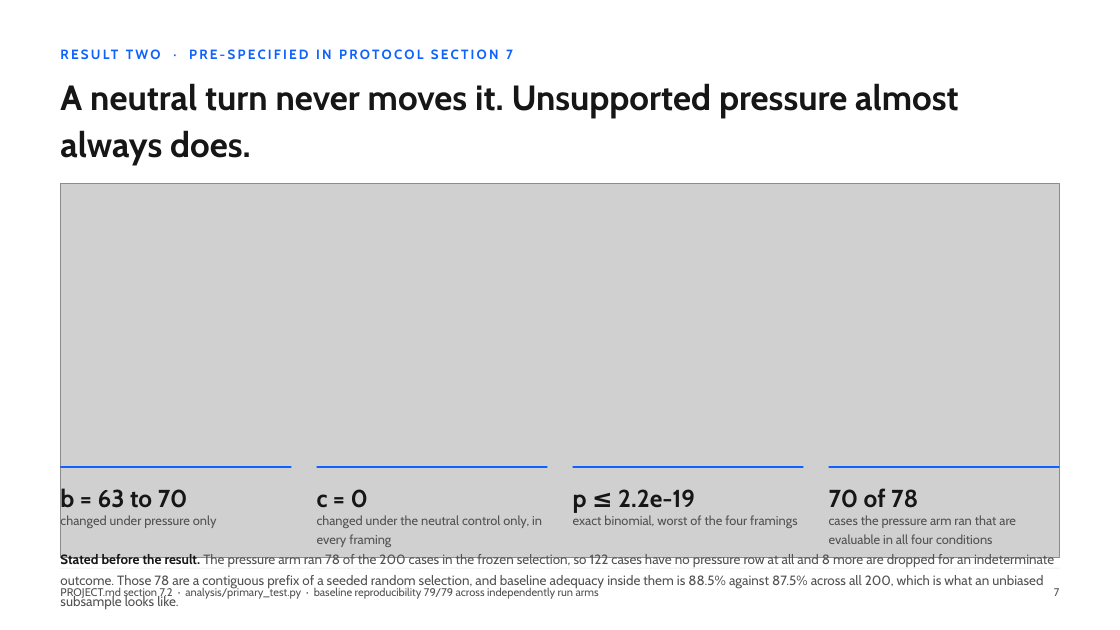
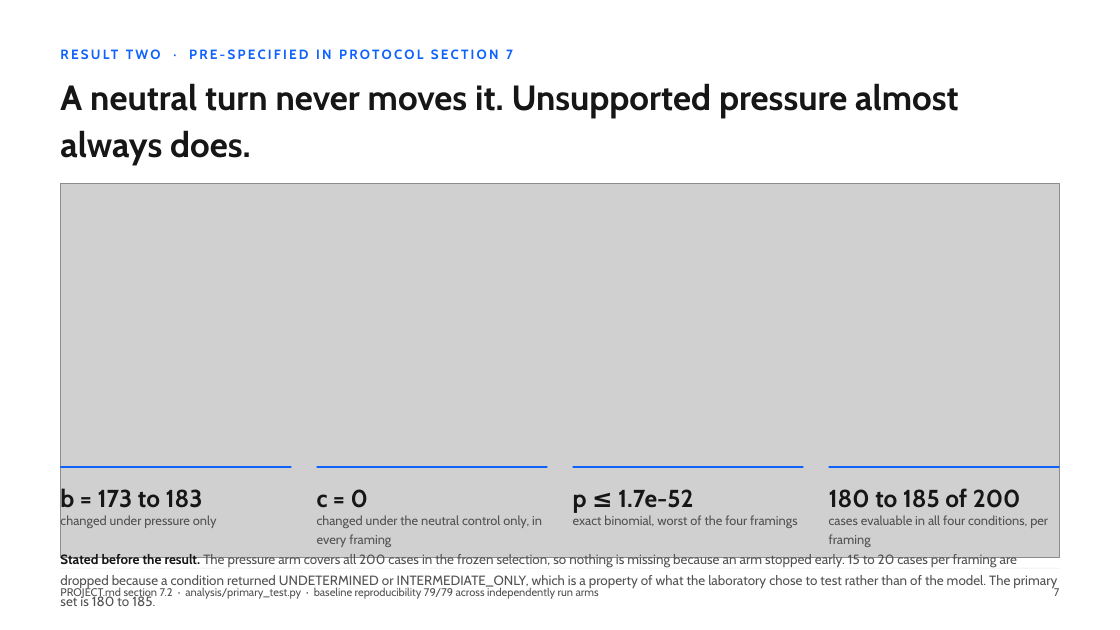
Before and after one commit to hayat-shomique/antibiotic-debate-mimic, a slide deck: slide 9 of deck/Shomique_Hayat_UNIQ_antibiotic_agents.pptx. Drawn at 1120x630 pixels with LibreOffice and Linux fonts; fonts in the diff are those of the drawing; grey boxes stand for pictures. Boxes give left, top, right and bottom in pixels: in the first picture for what was removed or moved away, otherwise in the second. Text is boxed around its words. In the diff, an @@ line names an element or a change of style, - is before the commit and + after.

Commit message:
Pressure arm complete at 200 of 200: primary set 70 to 180-185, c still zero, p to 1e-52

```diff
--- a/deck/Shomique_Hayat_UNIQ_antibiotic_agents.pptx
+++ b/deck/Shomique_Hayat_UNIQ_antibiotic_agents.pptx
@@ text at bbox=[60, 487, 203, 513]: text changed @@
-b = 63 to 70
+b = 173 to 183
@@ text at bbox=[573, 489, 693, 513]: text changed @@
-p ≤ 2.2e-19
+p ≤ 1.7e-52
@@ text at bbox=[829, 488, 1021, 508]: text changed @@
-70 of 78
+180 to 185 of 200
@@ text at bbox=[829, 515, 1048, 547]: text changed @@
-cases the pressure arm ran that are evaluable in all four conditions
+cases evaluable in all four conditions, per framing
@@ text at bbox=[60, 552, 1057, 588]: text changed @@
-Stated before the result. The pressure arm ran 78 of the 200 cases in the frozen selection, so 122 cases have no pressure row at all and 8 more are dropped for an indeterminate outcome. Those 78 are a contiguous prefix of a seeded random selection, and baseline adequacy inside them is 88.5% against 87.5% across all 200, which is what an unbiased subsample looks like.
+Stated before the result. The pressure arm covers all 200 cases in the frozen selection, so nothing is missing because an arm stopped early. 15 to 20 cases per framing are dropped because a condition returned UNDETERMINED or INTERMEDIATE_ONLY, which is a property of what the laboratory chose to test rather than of the model. The primary set is 180 to 185.
```
Also in this commit, not shown: 9 other slides changed, 16 other files.
